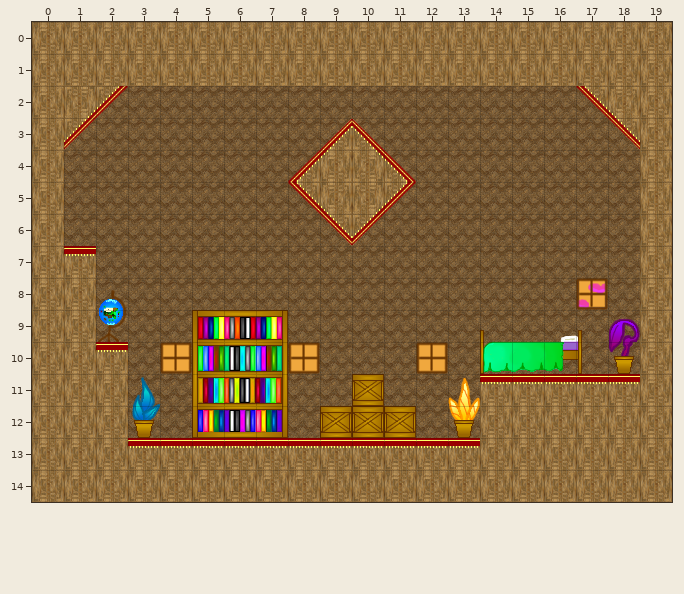
Tiled map -- res/lev/tiledmap0.tmx. Above, as it was before the edit.
Cells are 32x32 px. Shown: x 0..19, y 0..14.
And afterwards:
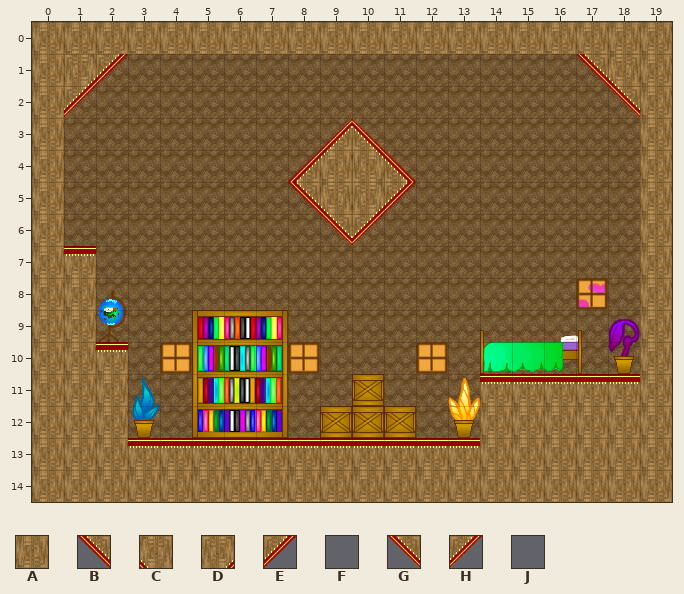
Key: from "tileset0": A 1, B 42, C 43, D 44, E 45, F 60, G 61, H 62, J 63.
_ is an empty cell.
Change:
Layer "midground_tiles":
Tile B replaces tile A in row 1 at x 17.
Tile C replaces tile A in row 1 at x 18.
Tile D replaces tile A in row 1 at x 1.
Tile E replaces tile A in row 1 at x 2.
Tile F replaces tile B in row 2 at x 17.
Tile G replaces tile C in row 2 at x 18.
Tile H replaces tile D in row 2 at x 1.
Tile J replaces tile E in row 2 at x 2.
Tile A is gone in row 1 at x 3 to 16.
Tile G is gone in row 3 at x 18.
Tile H is gone in row 3 at x 1.
Changed places in both pictures, as pixel boxes (x1, y1, x2, y2):
changed: (64, 54, 640, 150)
